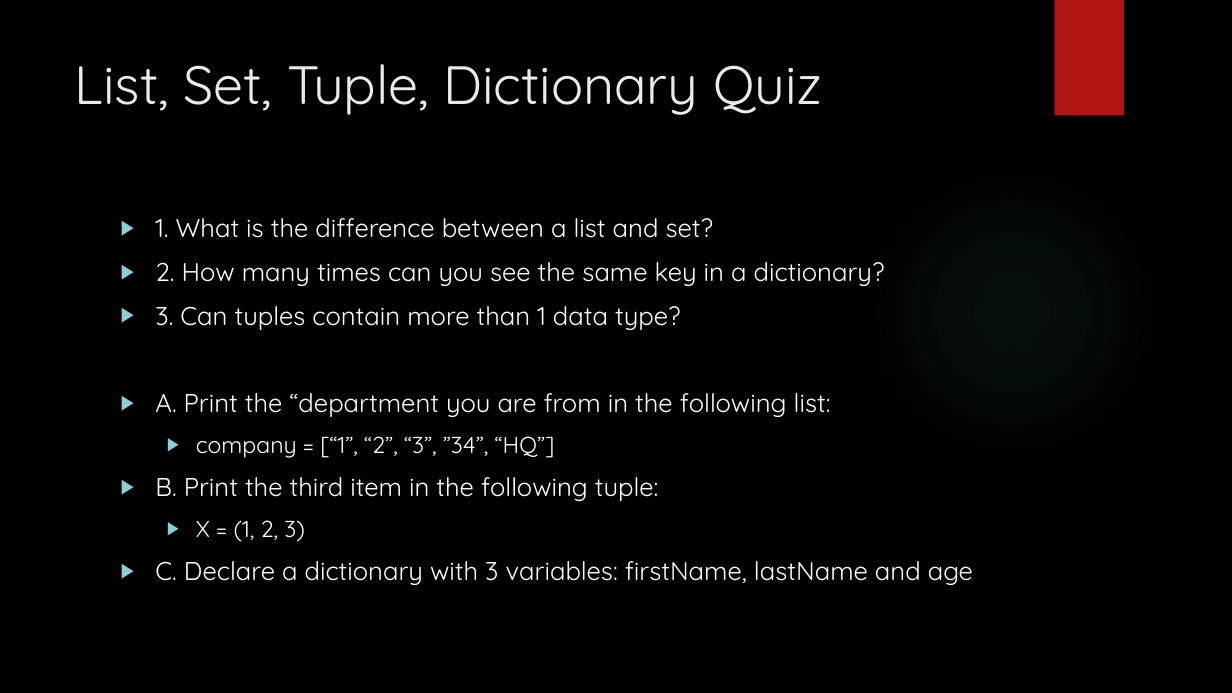
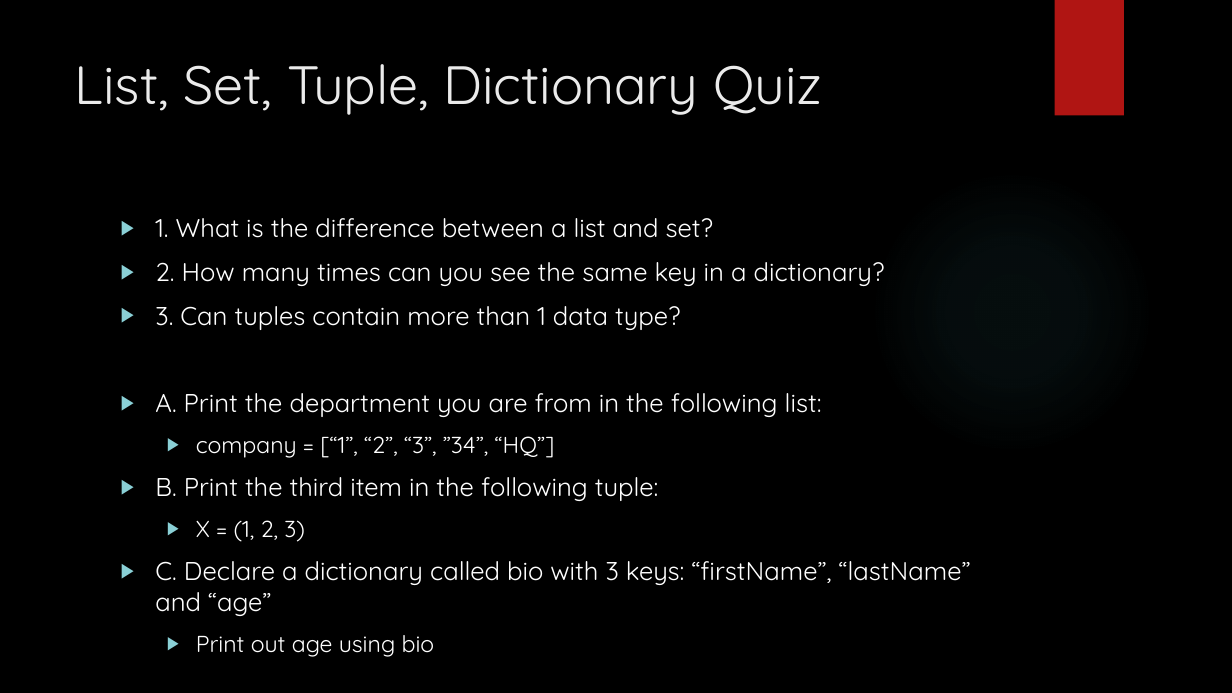
Before and after one commit to siddbose97/pythonWorkshop, a slide deck: slide 51 of pythonpresentation.pptx. Drawn at 1232x693 pixels with LibreOffice and Linux fonts; fonts in the diff are those of the drawing; background and template pictures are left out. Boxes give left, top, right and bottom in pixels: in the first picture for what was removed or moved away, otherwise in the second. Text is boxed around its words. In the diff, an @@ line names an element or a change of style, - is before the commit and + after.

```diff
--- a/pythonpresentation.pptx
+++ b/pythonpresentation.pptx
@@ text at [155, 393, 822, 417]: text changed @@
-▶ A. Print the “department you are from in the following list:
+▶ A. Print the department you are from in the following list:
@@ text at [155, 561, 971, 657]: text changed @@
-▶ C. Declare a dictionary with 3 variables: firstName, lastName and age
+▶ C. Declare a dictionary called bio with 3 keys: “firstName”, “lastName” and “age”
+  ▶ Print out age using bio
```
Also in this commit, not shown: 14 other slides changed, 4 other files.
